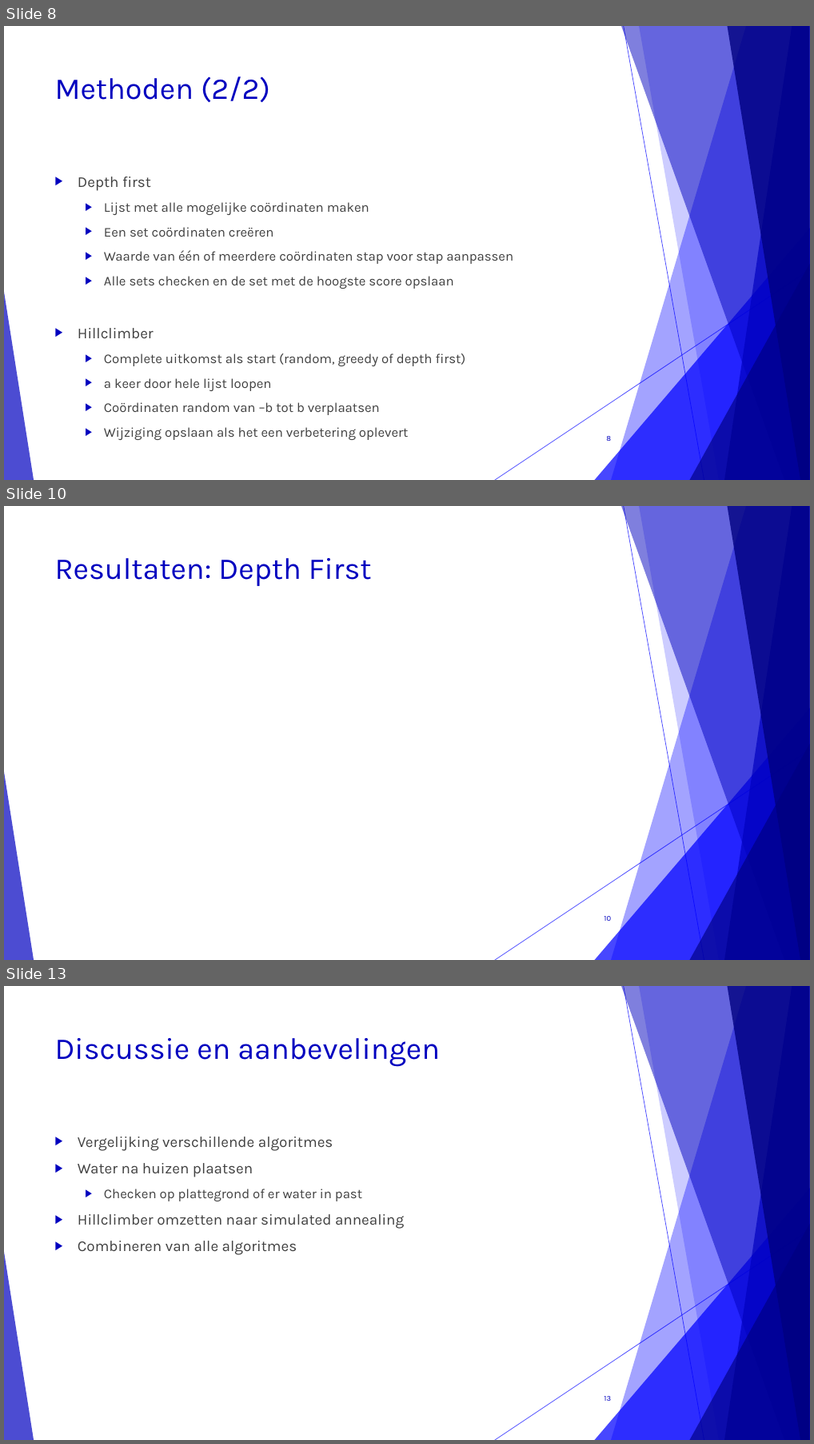
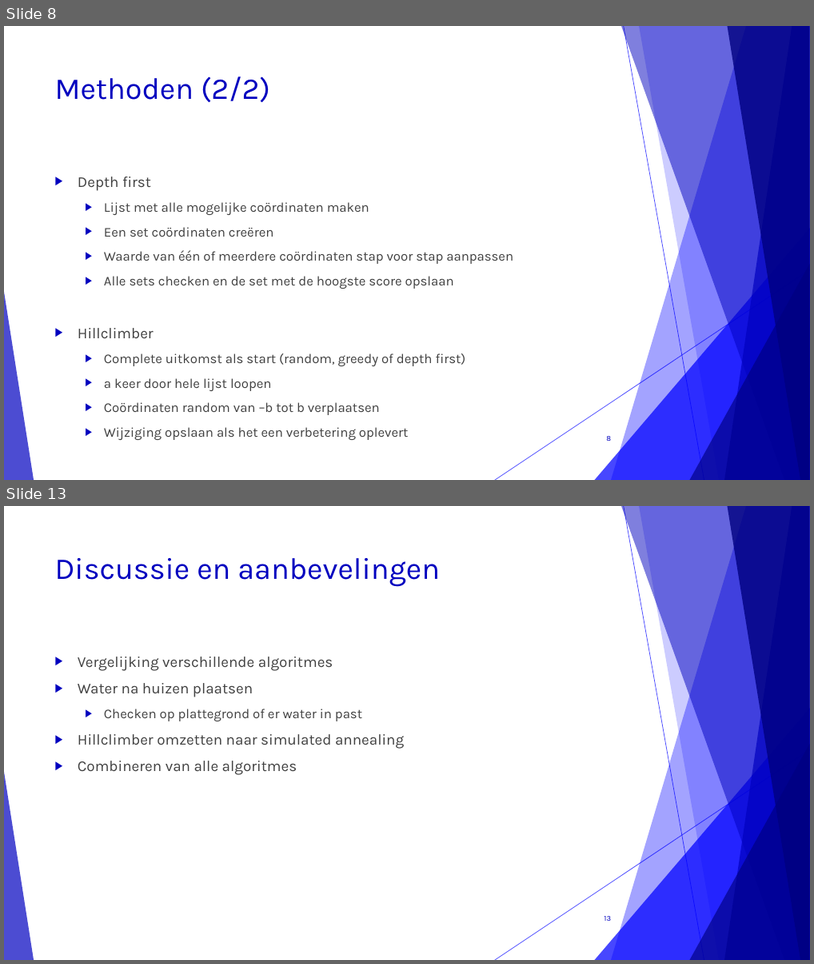
Before and after one commit to corne12345/Lekker-oke-, a slide deck: Eindpresentatie/Amstelhage eindpresentatie.pptx. Shown one above the other, each under a label of ours: slides 8, 10 and 13 before the commit, slides 8 and 13 after it; the slides between them are not shown. The pictures are 814x1444 and 814x964 pixels, drawn with LibreOffice and Linux fonts; fonts in the diff are those of the drawing. Boxes give left, top, right and bottom in pixels: in the first picture for what was removed or moved away, otherwise in the second. Text is boxed around its words. In the diff, an @@ line names an element or a change of style, - is before the commit and + after.

```diff
--- a/Eindpresentatie/Amstelhage eindpresentatie.pptx
+++ b/Eindpresentatie/Amstelhage eindpresentatie.pptx
@@ slide 10 removed at (x1=4, y1=506, x2=810, y2=960), background #FFFFFF; not listed: 10 template elements that a slide beside it also shows @@
@@ title removed at (x1=55, y1=558, x2=372, y2=586) @@
-Resultaten: Depth First
@@ page number removed at (x1=604, y1=916, x2=611, y2=920) @@
-10
```
Also in this commit, not shown: 5 slides changed, 1 slide added.
